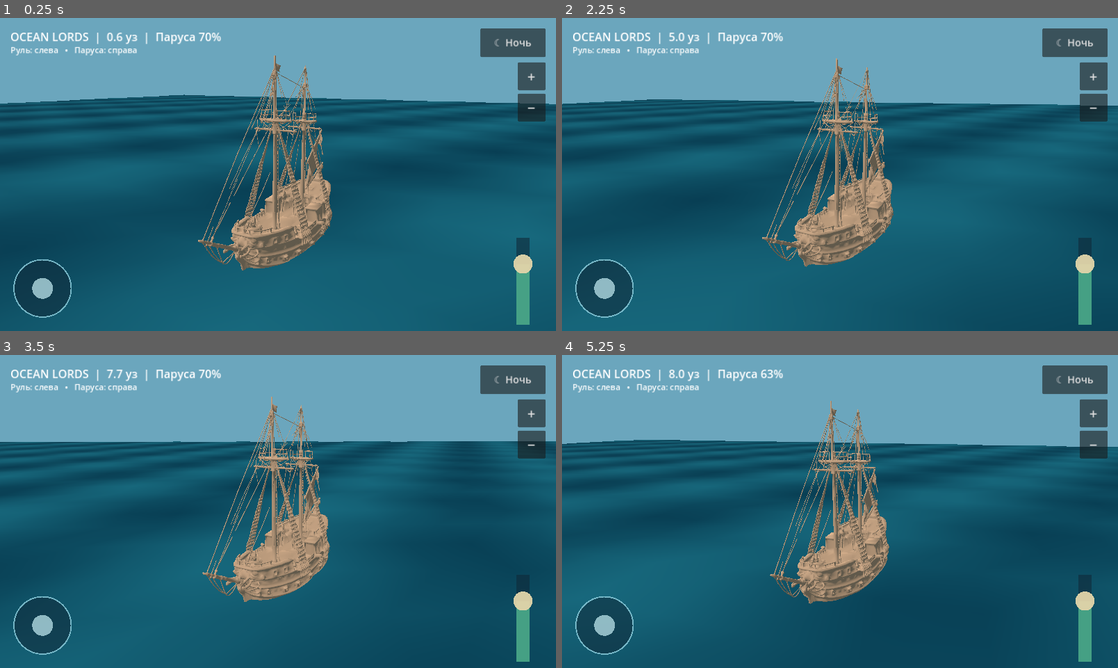
Above: before the commit, frames 1-4 (two rows, left to right).
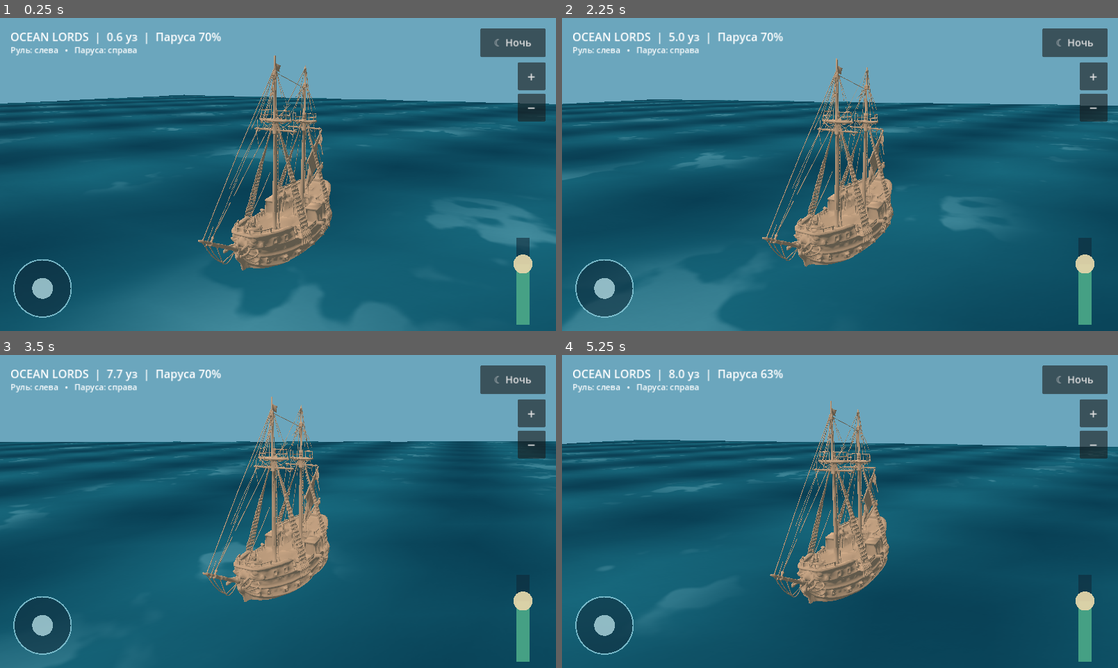
Above: after the commit, the same moments.

Repository: maillunex-lang/ocean-lords-online
Game: Godot game, scene res://scenes/main.tscn
Two runs of this game, one before a commit and one after it. Both use one fixed random seed, a clock stepped at 60 frames per second and the inputs below.
Inputs (mouse positions are in pixels of both pictures, inside the frame that each line leads up to):
- Up to frame 1 (0.25 s): no input
- Up to frame 2 (2.25 s): tap Enter at 0.5 s; move the mouse to (962, 158) at 0.52 s; hold Right (ui_right) 0.53-1.25 s; tap N at 0.6, 2.1 s; click (962, 158) at 0.67 s; drag from (728, 190) to (812, 237) at 1.27 s; move the mouse to (895, 105) at 2.02 s; hold Right (ui_right) from 2.03 s (still down)
- Up to frame 3 (3.5 s): release Right (ui_right) at 2.75 s; drag from (250, 574) to (111, 464) at 2.77 s
- Up to frame 4 (5.25 s): move the mouse to (1006, 558) at 3.52 s; hold Left (ui_left) 3.53-4.25 s; tap N at 3.6, 5.1 s; drag from (673, 464) to (756, 433) at 4.27 s; move the mouse to (867, 511) at 5.02 s; hold Down (ui_down) from 5.03 s (still down); click (867, 511) at 5.17 s

The runs differ from the first frame. In frame 1, 5.4% of the frame differs, in the area x 6-100%, y 24-100%; in frame 2, 4.2%; in frame 3, 0.7%; in frame 4, 0.5%.

Commit message:
feat: enable four ocean textures and lock Android landscape

Diff:
--- a/project.godot
+++ b/project.godot
@@ -12,7 +12,7 @@
 window/size/viewport_width=1280
 window/size/viewport_height=720
 window/stretch/mode="canvas_items"
-window/handheld/orientation=6
+window/handheld/orientation=0
 
 [rendering]
 renderer/rendering_method="gl_compatibility"
--- /dev/null
+++ b/tests/test_ocean_assets.gd
@@ -0,0 +1,14 @@
+extends SceneTree
+func _initialize() -> void:
+    call_deferred("_run")
+func _run() -> void:
+    var scene = load("res://scenes/main.tscn").instantiate()
+    root.add_child(scene)
+    await process_frame
+    var material: ShaderMaterial = scene.sea_mesh.material_override
+    assert(material.get_shader_parameter("use_texture_details") == true, "Ocean texture details disabled")
+    for key in ["normal_medium","normal_detail","foam_mask","foam_noise"]:
+        assert(material.get_shader_parameter(key) is Texture2D, "Missing ocean texture: " + key)
+    assert(ProjectSettings.get_setting("display/window/handheld/orientation") == 0, "Landscape orientation not fixed")
+    print("OCEAN_TEXTURES_PASS: 4 textures active and landscape locked")
+    quit(0)
Binary file added: assets/ocean/ocean_foam_mask.png
Binary file added: assets/ocean/ocean_foam_noise.png
Binary file added: assets/ocean/ocean_normal_detail.png
Binary file added: assets/ocean/ocean_normal_medium.png
